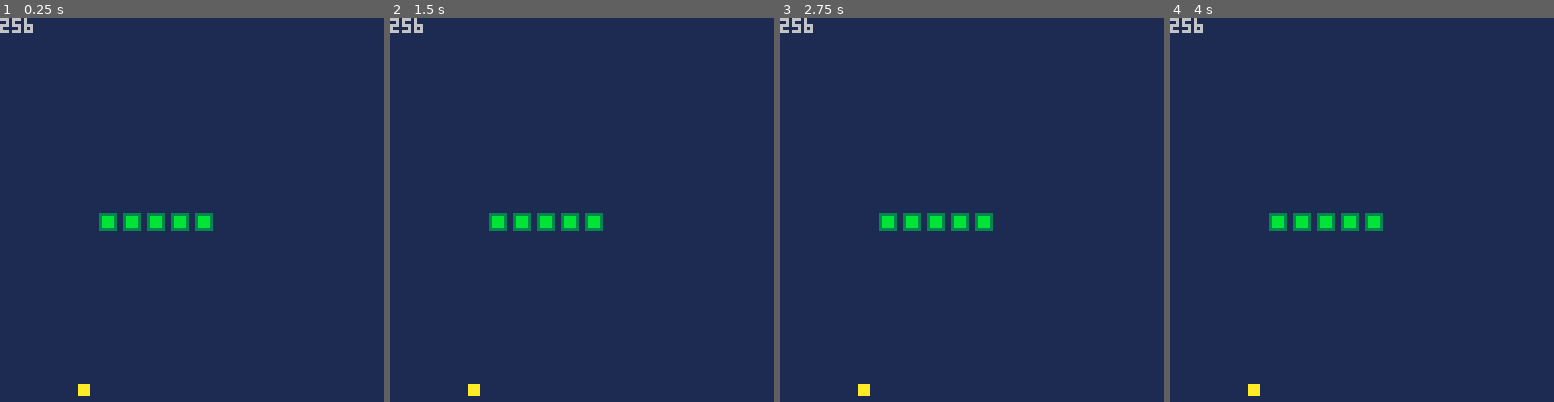
Above: before the commit, frames 1-4 (left to right).
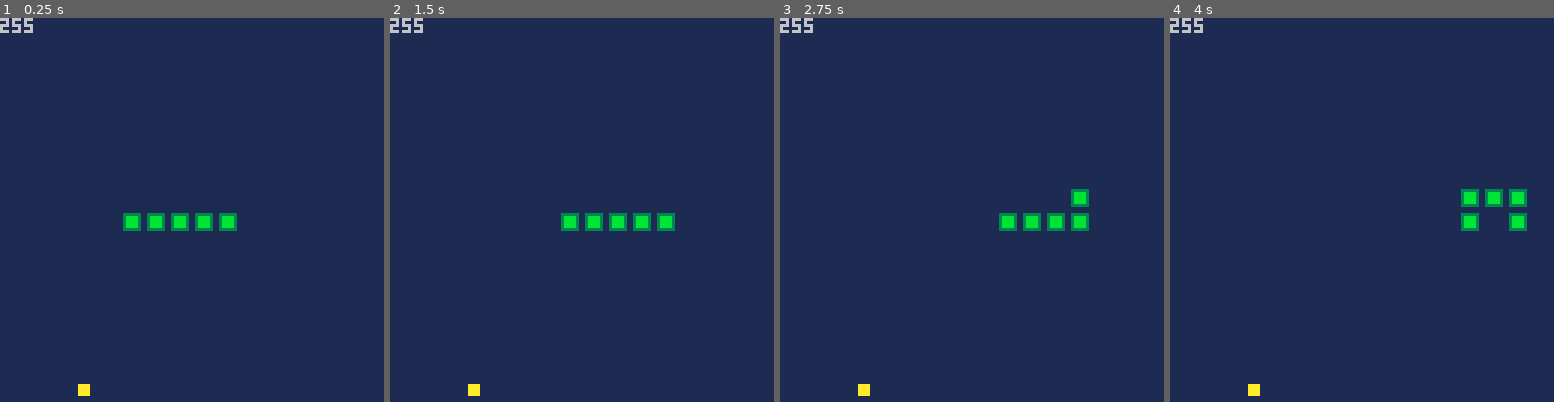
Above: after the commit, the same moments.

Repository: kakardo/Pico-8
Game: PICO-8 cartridge snake.p8
The game is run twice, just before and just after one commit, with the same random seed, the same clock (stepped at 60 frames per second) and the same inputs.
Inputs:
- Up to frame 1 (0.25 s): no input
- Up to frame 2 (1.5 s): tap X (X key) at 0.33, 1.07 s; tap O (Z key) at 0.7 s
- Up to frame 3 (2.75 s): hold Right 1.6-2.1 s; tap O (Z key) at 1.7, 2.1, 2.5 s; tap X (X key) at 1.85 s; hold Up 2.15-2.42 s; hold Right from 2.47 s (still down)
- Up to frame 4 (4 s): tap O (Z key) at 2.9, 3.3, 3.7 s; tap X (X key) at 2.97 s; release Right at 3.03 s; hold Left 3.08-3.58 s; hold Down 3.63-3.97 s

The runs differ from the first frame. In frame 1, 0.5% of the frame differs, in the area x 6-62%, y 0-56%; in frame 2, 1.3%; in frame 3, 2.2%, in the area x 6-81%, y 0-56%; in frame 4, 2.2%.

Commit message:
Head and body pos added to empty_cells-table during "init"

Diff:
--- a/debug.lua
+++ b/debug.lua
@@ -40,6 +40,10 @@
 		rect(0, i, scale-1, i+scale-1, 9) -- Y-coordinate
 		print("   "..i.." "..i+scale-1)
 	end
+
+	-- Count amount of cells
+	print(count(empty_cells))
+
 end
 
 // LAST_LINE_SNAKE_EXTERNAL_LUA
--- a/main.lua
+++ b/main.lua
@@ -61,9 +61,19 @@
 
 
 function convert_coordinate_to_index(x, y)
-	new_arr = y * max + x
-	return new_arr
+	new_pos = y * max + x
+	return new_pos
 end
+
+function add_to_table(x, y)
+	del(empty_cells, convert_coordinate_to_index(x, y))
+end
+
+function update_table()
+end
+
+
+
 
 
 function _init()
@@ -77,22 +87,21 @@
 	cls(1)
 	debug() -- Not part of ready game
 
-
 	print(count(empty_cells))
 
-	-- --print("SCORE = "..score)
-	-- check_button_push()
+	--print("SCORE = "..score)
+	check_button_push()
 
-	-- if (just_moved == false) then
-	 -- move()
-	 -- is_alive()
-	 -- is_fruit_eaten()
-	-- elseif tick_count == tick_goal then
-		-- just_moved = false
-		-- tick_count = 0
-	-- else
-	 -- tick_count += 1
-	-- end
+	if (just_moved == false) then
+	 move()
+	 is_alive()
+	 is_fruit_eaten()
+	elseif tick_count == tick_goal then
+		just_moved = false
+		tick_count = 0
+	else
+	 tick_count += 1
+	end
 end
 
 function _draw()
--- a/movement.lua
+++ b/movement.lua
@@ -36,7 +36,6 @@
 		update_snake()
 		head.x += scale * (-step) -- LEFT
 		head.dir = 0
-		print(head.x)
 	elseif (button_pushed == 1) then
 		update_snake()
 		head.x += scale * (step) -- RIGHT
--- a/snake.lua
+++ b/snake.lua
@@ -21,6 +21,8 @@
 	head.y = snake_starting_coordinate
 	head.dir = snake_starting_direction
 	head.alive = true
+
+	add_to_table(head.x, head.y)
 end
 
 function init_body()
